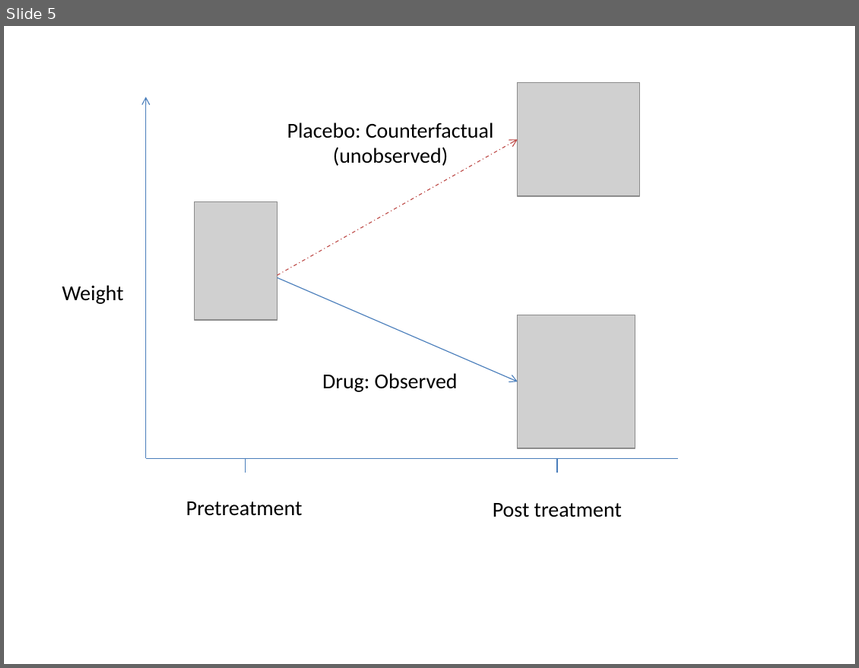
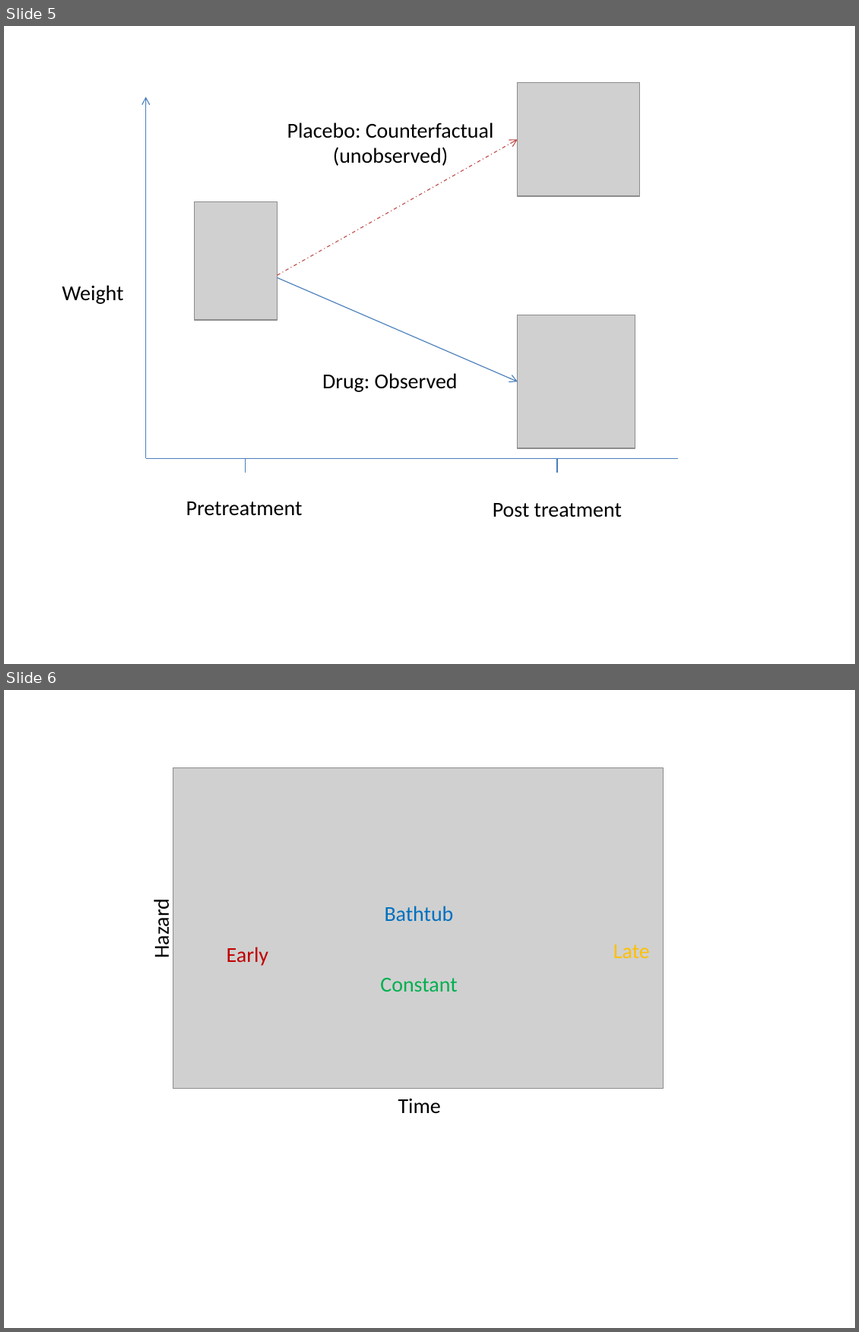
Before and after one commit to nkbxwb/Proposal, a slide deck: mi_picture.pptx. Shown one above the other, each under a label of ours: slide 5 before the commit, slides 5 and 6 after it. The pictures are 859x668 and 859x1332 pixels, drawn with LibreOffice and Linux fonts; fonts in the diff are those of the drawing; grey boxes stand for pictures. Boxes give left, top, right and bottom in pixels: in the first picture for what was removed or moved away, otherwise in the second. Text is boxed around its words. In the diff, an @@ line names an element or a change of style, - is before the commit and + after.

Commit message:
added hazard pic to the ppt file

```diff
--- a/mi_picture.pptx
+++ b/mi_picture.pptx
@@ slide 6 added at bbox=[4, 690, 855, 1328], background #FFFFFF @@
@@ picture added at bbox=[173, 768, 664, 1088] @@
@@ text added at bbox=[148, 904, 174, 958], 18 pt, text #000000 @@
+Hazard
@@ text added at bbox=[385, 906, 454, 921], 18 pt, text #0070C0 @@
+Bathtub
@@ text added at bbox=[227, 947, 268, 966], 18 pt, text #C00000 @@
+Early
@@ text added at bbox=[614, 945, 650, 958], 18 pt, text #FFC000 @@
+Late
@@ text added at bbox=[380, 978, 457, 992], 18 pt, text #00B050 @@
+Constant
@@ text added at bbox=[398, 1098, 441, 1113], 18 pt, text #000000 @@
+Time
```
